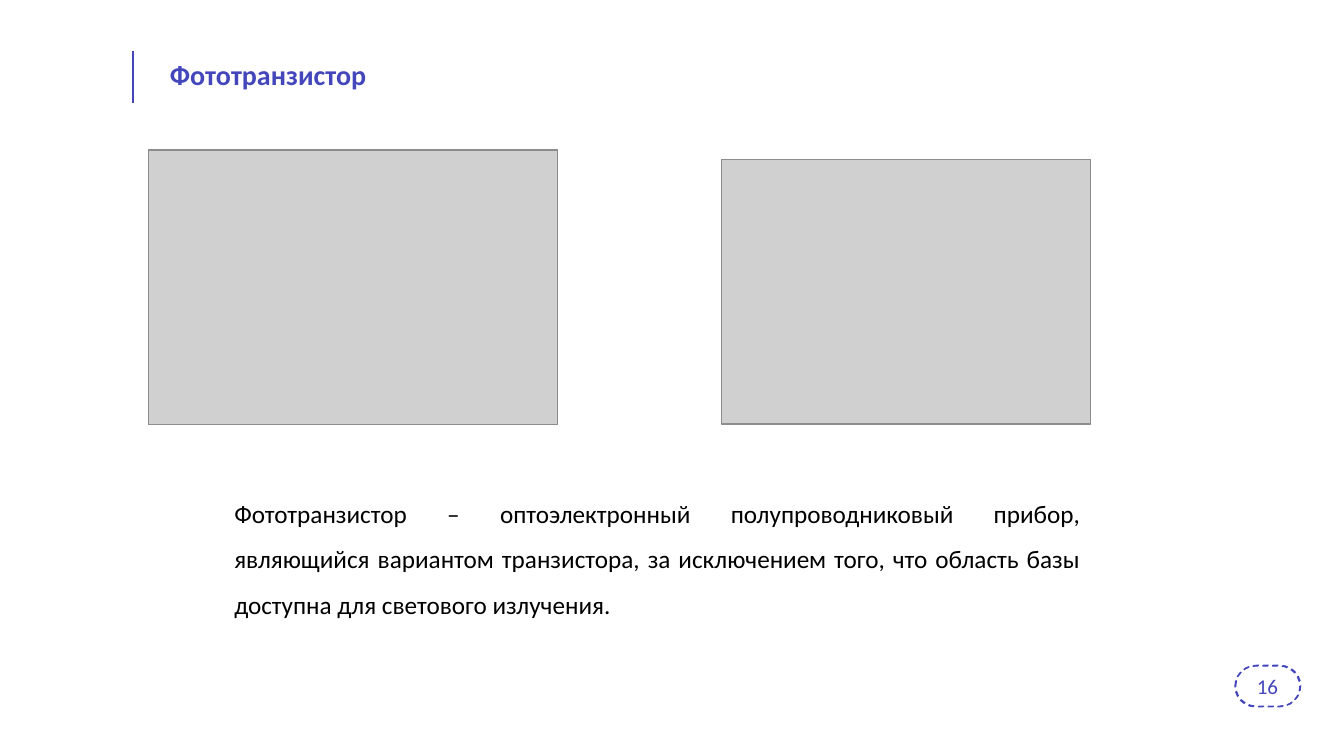
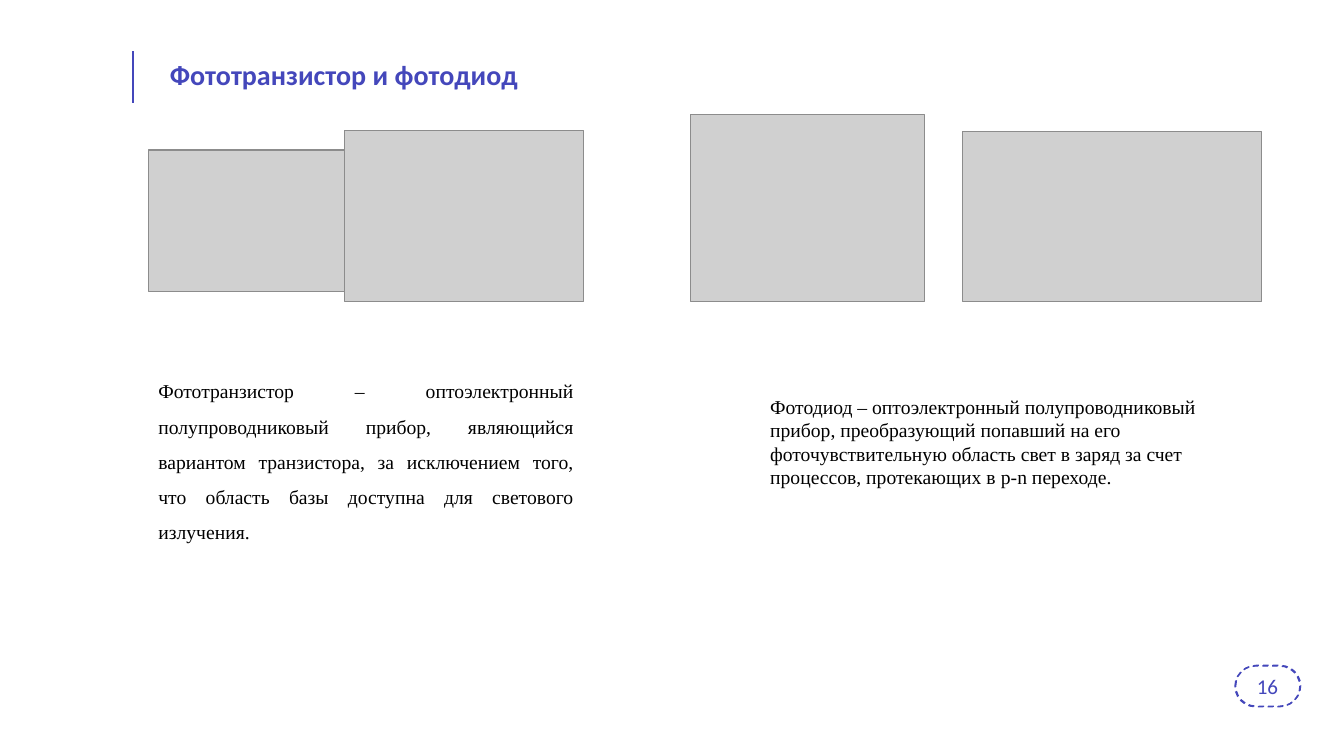
Before and after one commit to PytAZU/Diss, a slide deck: slide 16 of Шаблон_презентации_для_защит_ПИШ.pptx. Drawn at 1344x756 pixels with LibreOffice and Linux fonts; fonts in the diff are those of the drawing; grey boxes stand for pictures; background and template pictures are left out. Boxes give left, top, right and bottom in pixels: in the first picture for what was removed or moved away, otherwise in the second. Text is boxed around its words. In the diff, an @@ line names an element or a change of style, - is before the commit and + after.

```diff
--- a/Шаблон_презентации_для_защит_ПИШ.pptx
+++ b/Шаблон_презентации_для_защит_ПИШ.pptx
@@ title at box(170, 66, 518, 90): text changed @@
-Фототранзистор
+Фототранзистор и фотодиод
@@ picture added at box(691, 115, 925, 301) @@
@@ picture: place and size @@
-picture at box(722, 159, 1091, 424)
+picture at box(345, 130, 584, 301)
@@ picture added at box(963, 132, 1262, 301) @@
@@ picture: place and size @@
-picture at box(149, 150, 558, 424)
+picture at box(149, 150, 360, 291)
@@ text "Фототранзистор – оптоэлектронный полупроводниковый прибор, ...": place and size @@
-text "Фототранзистор – оптоэлектронный полупроводниковый прибор, ..." at box(234, 506, 1080, 618)
+text "Фототранзистор – оптоэлектронный полупроводниковый прибор, ..." at box(158, 384, 574, 544)
@@ text "Фототранзистор – оптоэлектронный полупроводниковый прибор, ..." at box(158, 384, 574, 544): size 18 to 14 pt, font Calibri to Times New Roman @@
@@ text added at box(770, 400, 1196, 489), 14 pt, text #000000 @@
+Фотодиод – оптоэлектронный полупроводниковый прибор, преобразующий попавший на его фоточувствительную область свет в заряд за счет процессов, протекающих в p-n переходе.
```
Also in this commit, not shown: 8 other slides changed, 1 slide removed, 3 other files.
